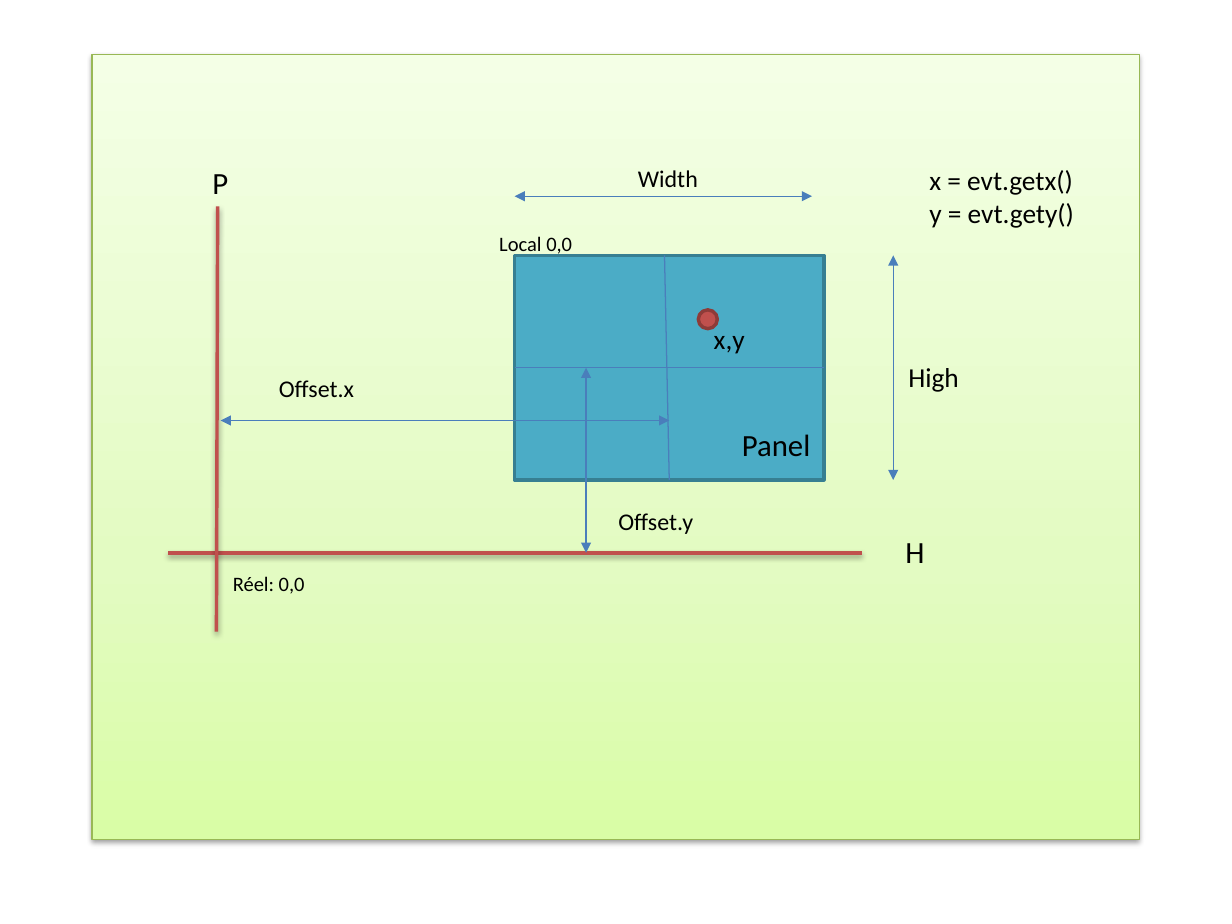
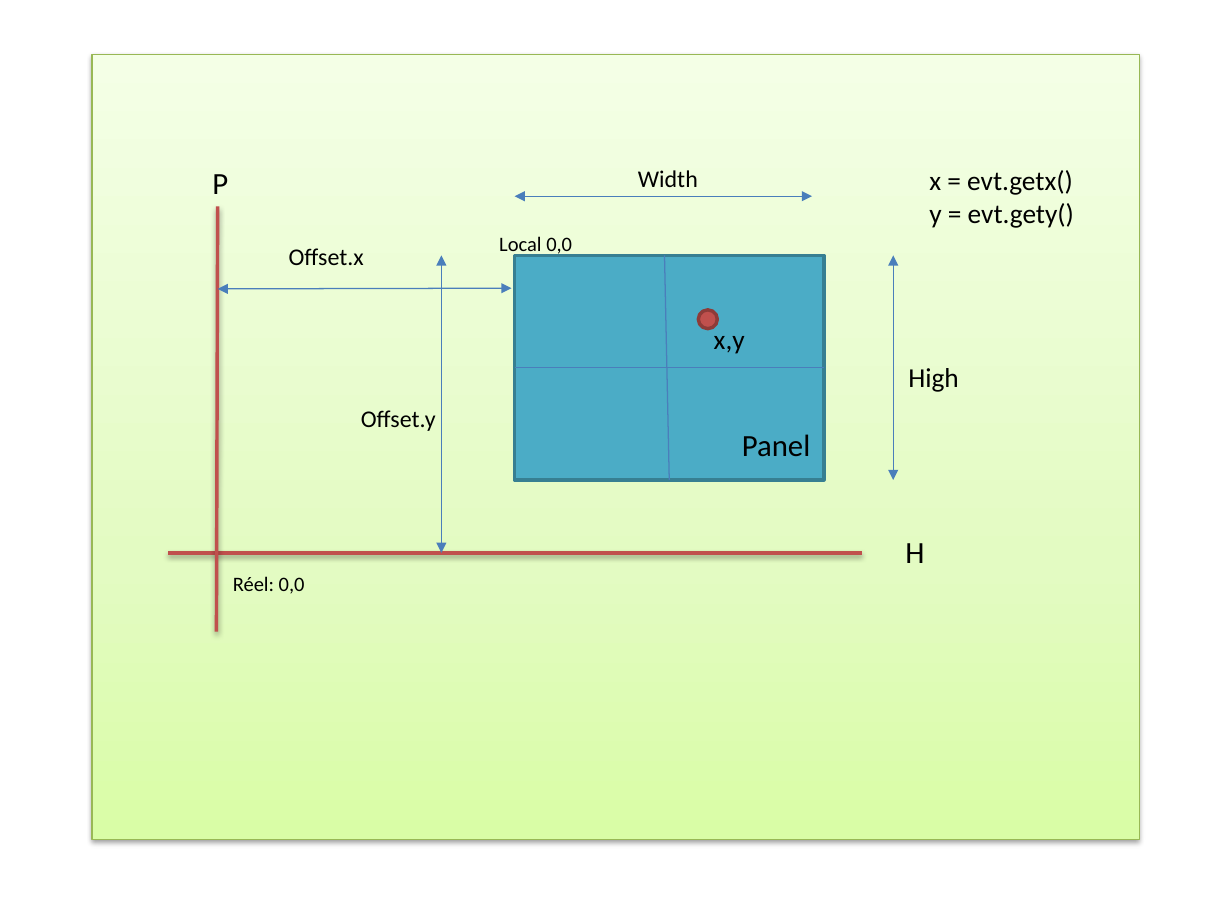
Before and after one commit to ckl67/PAC-Tool, a slide deck: slide 2 of blob/img/GUI/conversion.pptx. Drawn at 1232x924 pixels with LibreOffice and Linux fonts; fonts in the diff are those of the drawing. Boxes give left, top, right and bottom in pixels: in the first picture for what was removed or moved away, otherwise in the second. Text is boxed around its words. In the diff, an @@ line names an element or a change of style, - is before the commit and + after.

```diff
--- a/blob/img/GUI/conversion.pptx
+++ b/blob/img/GUI/conversion.pptx
@@ text "Offset.x": place and size @@
-text "Offset.x" at (279,380,354,397)
+text "Offset.x" at (289,248,364,265)
@@ double arrow moved from (586, 367) - (586, 553) to (441, 255) - (441, 553) @@
@@ double arrow moved from (669, 420) - (221, 420) to (511, 288) - (218, 288) @@
@@ text "Offset.y": place and size @@
-text "Offset.y" at (618,513,693,534)
+text "Offset.y" at (361,410,436,431)
```
Also in this commit, not shown: 4 slides added, 31 slides removed, 12 other files.
